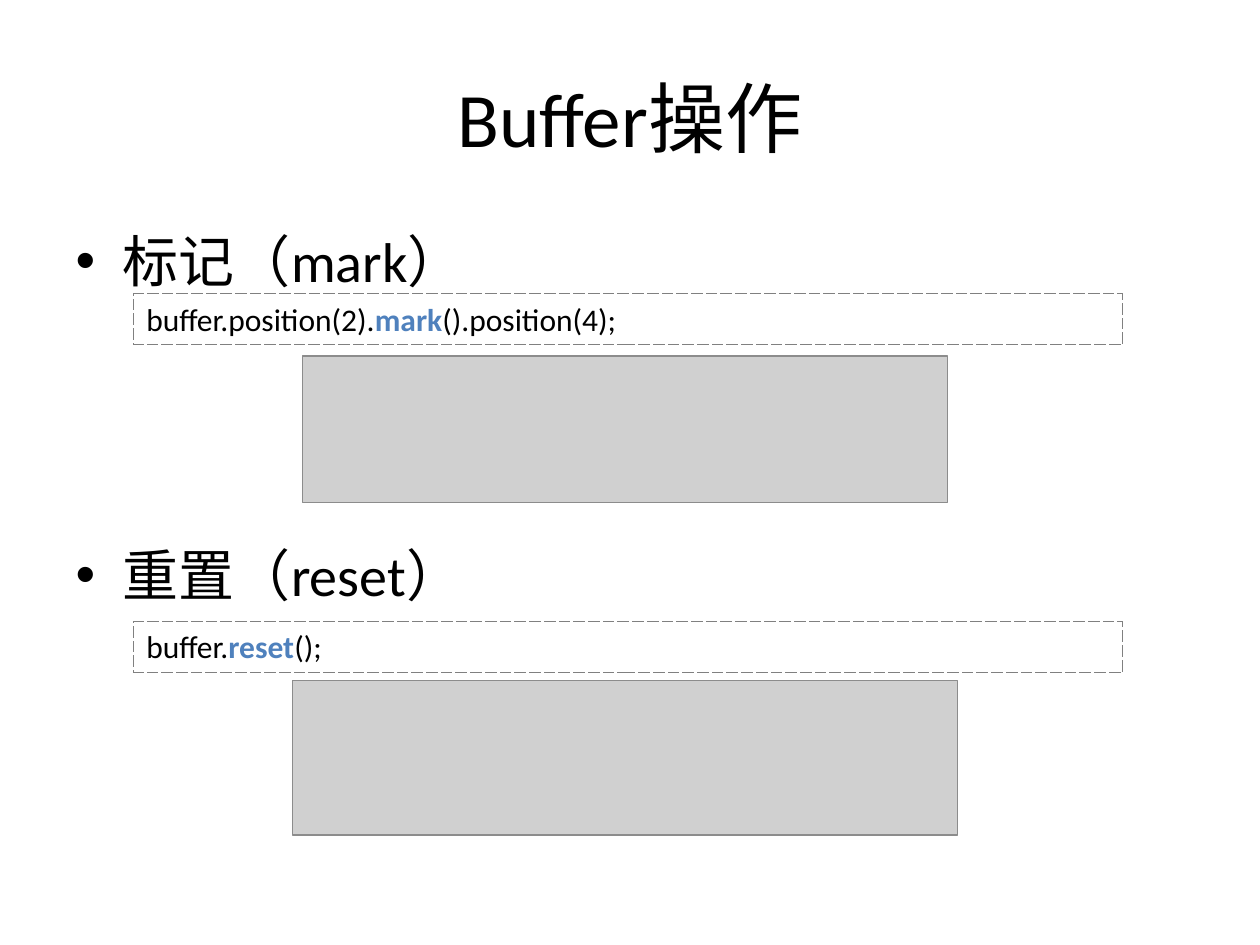
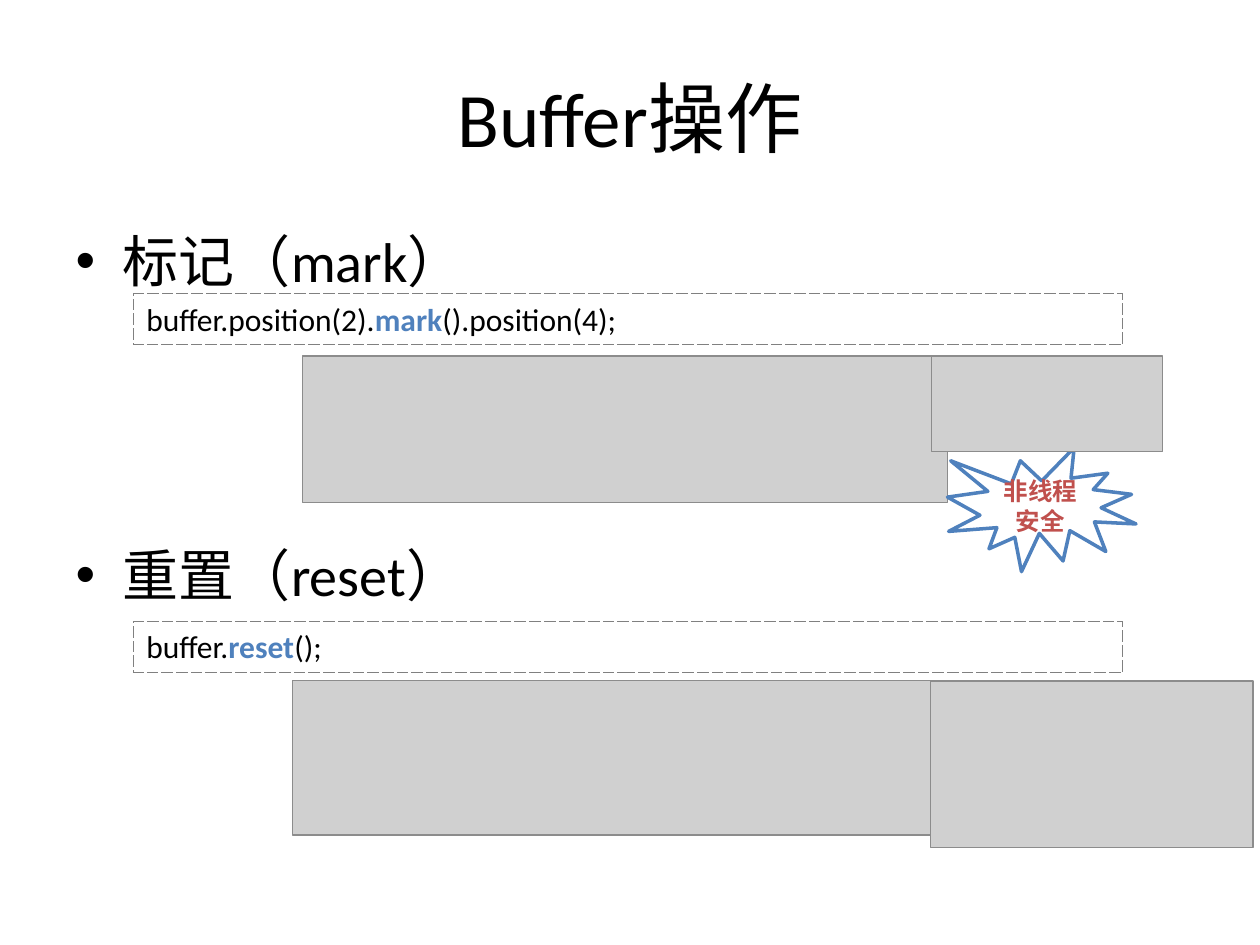
Before and after one commit to guhanjie/Knowledge-sharing, a slide deck: slide 12 of 扒一扒Java IO那些事儿.pptx. Drawn at 1260x945 pixels with LibreOffice and Linux fonts; fonts in the diff are those of the drawing; grey boxes stand for pictures. Boxes give left, top, right and bottom in pixels: in the first picture for what was removed or moved away, otherwise in the second. Text is boxed around its words. In the diff, an @@ line names an element or a change of style, - is before the commit and + after.

```diff
--- a/扒一扒Java IO那些事儿.pptx
+++ b/扒一扒Java IO那些事儿.pptx
@@ picture added at [931, 355, 1162, 451] @@
@@ irregular seal added at [948, 447, 1137, 571], fill #FFFFFF, outline #4F81BD 2 pt, 14 pt, text #C0504D, bold @@
+非线程安全
@@ picture added at [931, 680, 1254, 847] @@
```
Also in this commit, not shown: 5 other slides changed.
